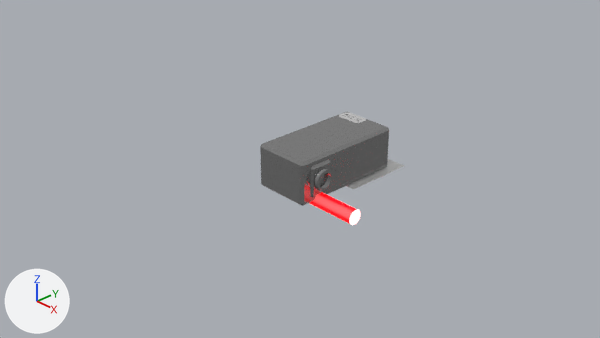
The Blender file game/src/assets/mix_node.blend, before and after one commit.
Rendered twice from the file's camera 'Camera'. The axes (+X, +Y, +Z) are drawn at lower left. The lights are the same throughout.

The older version as bpy lines, for what is in view:
```python
me_cube_013 = bpy.data.meshes.new('Cube.013')
me_cube_013.from_pydata(...)  # 564 vertices, 464 faces; spans x 0.03..1.0, y -0.8..0.8, z 0.0..0.6
me_cube_013.materials.append(mat_parts)
me_cylinder = bpy.data.meshes.new('Cylinder')
me_cylinder.from_pydata(...)  # 64 vertices, 32 faces; spans x 0.0..1.001, y -0.1..0.1, z -0.1..0.1
me_cylinder.polygons.foreach_set('use_smooth', [True] * 32)
me_cylinder.materials.append(mat_material_001)
me_plane = bpy.data.meshes.new('Plane')
me_plane.from_pydata([(0.0, -0.5, -0.3), (1.0, -0.5, -0.3), (0.0, 0.5, -0.3), (1.0, 0.5, -0.3)], [], [(0, 1, 3, 2)])
ob_laser = bpy.data.objects.new('Laser', me_cylinder)
ob_laser.location = (0.5, -0.5, 0.0)
ob_mixnode = bpy.data.objects.new('MixNode', me_cube_013)
ob_mixnode.location = (0.0, 0.0, 0.0)
ob_plane = bpy.data.objects.new('Plane', me_plane)
ob_plane.location = (0.001, 0.505, 0.3)
```
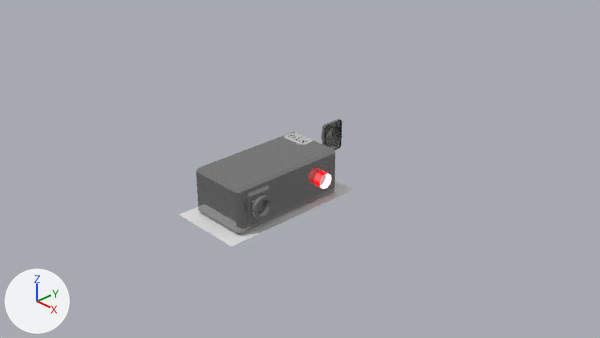
Commit message: Get lasers partially working

Boxes [x1, y1, x2, y2] around the edits, measured in the pictures (600 x 338 px):
'MixNode', mesh moved: before [260, 112, 389, 206]; after [196, 132, 335, 235]
'Plane.001', added: after [179, 207, 296, 247]
'Laser', moved: before [309, 193, 361, 225]; after [314, 171, 332, 189]
'Plane', moved: before [347, 159, 404, 190]; after [289, 181, 353, 216]

Diff of the bpy script that builds the scene:
```diff
--- a/game/src/assets/mix_node.blend.py
+++ b/game/src/assets/mix_node.blend.py
@@ me_cylinder @@
 me_cylinder.from_pydata(...)  # 64 vertices, 32 faces; spans x 0.0..1.001, y -0.1..0.1, z -0.1..0.1
 # used by ob_laser; location = (0.5, -0.5, 0.0)
+# me_cylinder part 1: the whole mesh is moved by (0.0, -0.5, 0.3)
 me_cylinder.materials.append(mat_material_001)
@@ me_cube_013 @@
 me_cube_013.from_pydata(...)  # 564 vertices, 464 faces; spans x 0.03..1.0, y -0.8..0.8, z 0.0..0.6
 # used by ob_mixnode; location = (0.0, 0.0, 0.0)
+# me_cube_013 part 2: the whole mesh is moved by (0.0, -1.0, 0.0)
 me_cube_013.materials.append(mat_parts)
@@ ob_laser @@
 ob_laser = bpy.data.objects.new('Laser', me_cylinder)
-ob_laser.location = (0.5, -0.5, 0.0)
+ob_laser.location = (0.0, 0.0, 0.0)
@@ ob_plane @@
 ob_plane = bpy.data.objects.new('Plane', me_plane)
-ob_plane.location = (0.001, 0.505, 0.3)
+ob_plane.location = (0.001, -0.495, 0.3)
@@ ob_plane_001 @@
+ob_plane_001 = bpy.data.objects.new('Plane.001', me_plane.copy())  # the mesh of ob_plane
+ob_plane_001.location = (0.001, -1.495, 0.3)
```
